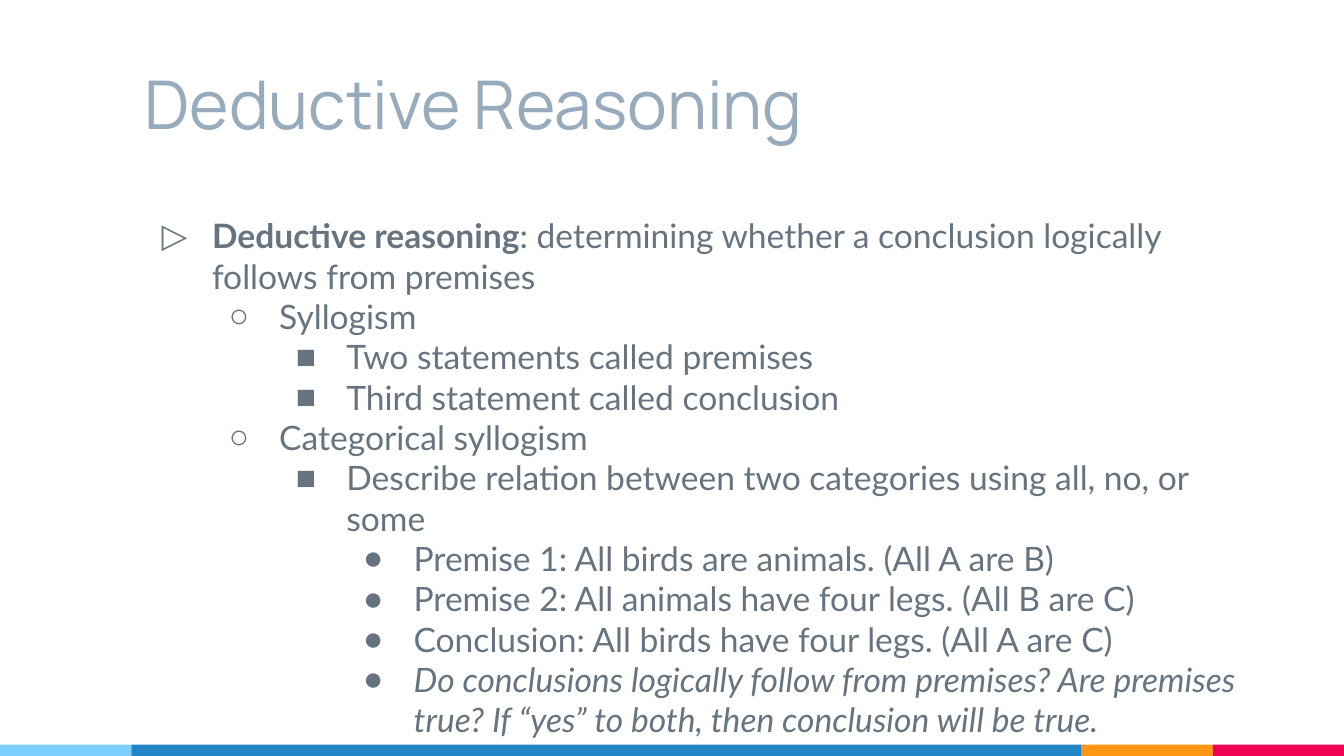
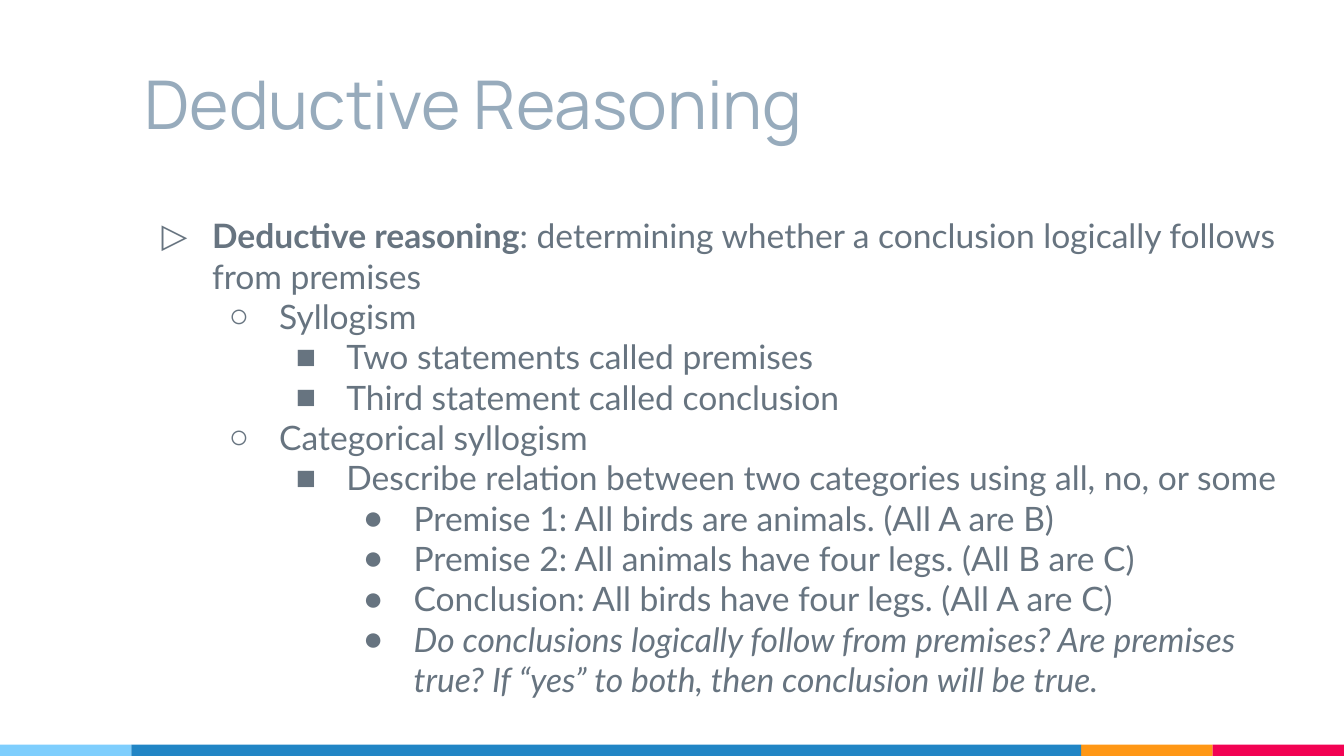
Before and after one commit to cogpsychduke2019/cogpsychduke2019.github.io, a slide deck: slide 7 of files/CogPsychDay18.pptx (slide 5 before the commit). Drawn at 1344x756 pixels with LibreOffice and Linux fonts; fonts in the diff are those of the drawing. Boxes give left, top, right and bottom in pixels: in the first picture for what was removed or moved away, otherwise in the second. Text is boxed around its words. In the diff, an @@ line names an element or a change of style, - is before the commit and + after.

```diff
--- a/files/CogPsychDay18.pptx
+++ b/files/CogPsychDay18.pptx
@@ text "Deductive reasoning: determining whether a ..." rewrapped from box(212, 223, 1236, 738) to box(212, 223, 1276, 698) @@
```
Also in this commit, not shown: 2 slides added.
